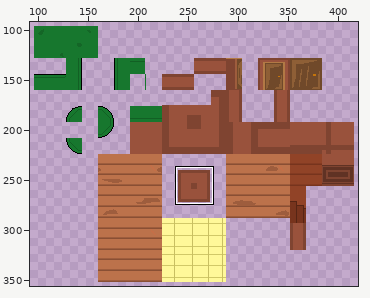
File history of a sprite sheet, sprites/spr_side_walls/layers/2bd76e9d-0d60-4510-803b-37fb2acca1b6/a4c1e026-e160-491f-8459-29c88749faea.png. Above: a wide view before the commit, with the close-up outlined.
Close-up. First the earlier version:
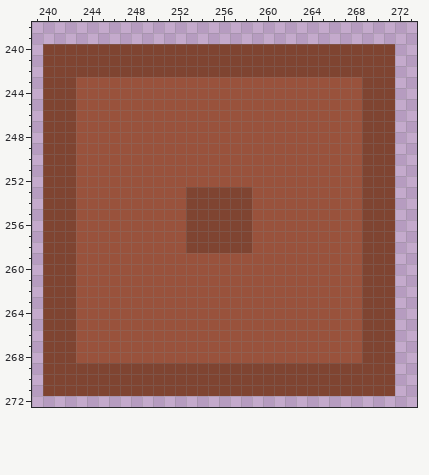
The file is 512x512 pixels. Shown: x 239..273, y 238..272. The wide view leaves out empty margins. The commit also changed other parts of the picture, which this record leaves out.
The result:
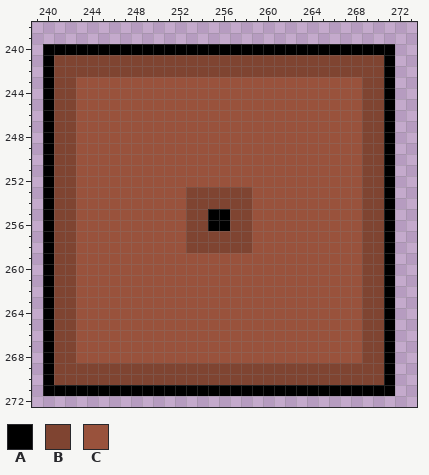
Palette (. is transparent): A #000000  B #7f4431  C #99523c
Change:
@@ x 239..273 @@
 239 ...................................
-240 .BBBBBBBBBBBBBBBBBBBBBBBBBBBBBBBB..
-241 .BBBBBBBBBBBBBBBBBBBBBBBBBBBBBBBB..
-242 .BBBBBBBBBBBBBBBBBBBBBBBBBBBBBBBB..
-243 .BBBCCCCCCCCCCCCCCCCCCCCCCCCCCBBB..
-244 .BBBCCCCCCCCCCCCCCCCCCCCCCCCCCBBB..
-245 .BBBCCCCCCCCCCCCCCCCCCCCCCCCCCBBB..
-246 .BBBCCCCCCCCCCCCCCCCCCCCCCCCCCBBB..
-247 .BBBCCCCCCCCCCCCCCCCCCCCCCCCCCBBB..
-248 .BBBCCCCCCCCCCCCCCCCCCCCCCCCCCBBB..
-249 .BBBCCCCCCCCCCCCCCCCCCCCCCCCCCBBB..
-250 .BBBCCCCCCCCCCCCCCCCCCCCCCCCCCBBB..
-251 .BBBCCCCCCCCCCCCCCCCCCCCCCCCCCBBB..
-252 .BBBCCCCCCCCCCCCCCCCCCCCCCCCCCBBB..
-253 .BBBCCCCCCCCCCBBBBBBCCCCCCCCCCBBB..
-254 .BBBCCCCCCCCCCBBBBBBCCCCCCCCCCBBB..
-255 .BBBCCCCCCCCCCBBBBBBCCCCCCCCCCBBB..
-256 .BBBCCCCCCCCCCBBBBBBCCCCCCCCCCBBB..
-257 .BBBCCCCCCCCCCBBBBBBCCCCCCCCCCBBB..
-258 .BBBCCCCCCCCCCBBBBBBCCCCCCCCCCBBB..
-259 .BBBCCCCCCCCCCCCCCCCCCCCCCCCCCBBB..
-260 .BBBCCCCCCCCCCCCCCCCCCCCCCCCCCBBB..
-261 .BBBCCCCCCCCCCCCCCCCCCCCCCCCCCBBB..
-262 .BBBCCCCCCCCCCCCCCCCCCCCCCCCCCBBB..
-263 .BBBCCCCCCCCCCCCCCCCCCCCCCCCCCBBB..
-264 .BBBCCCCCCCCCCCCCCCCCCCCCCCCCCBBB..
-265 .BBBCCCCCCCCCCCCCCCCCCCCCCCCCCBBB..
-266 .BBBCCCCCCCCCCCCCCCCCCCCCCCCCCBBB..
-267 .BBBCCCCCCCCCCCCCCCCCCCCCCCCCCBBB..
-268 .BBBCCCCCCCCCCCCCCCCCCCCCCCCCCBBB..
-269 .BBBBBBBBBBBBBBBBBBBBBBBBBBBBBBBB..
-270 .BBBBBBBBBBBBBBBBBBBBBBBBBBBBBBBB..
-271 .BBBBBBBBBBBBBBBBBBBBBBBBBBBBBBBB..
+240 .AAAAAAAAAAAAAAAAAAAAAAAAAAAAAAAA..
+241 .ABBBBBBBBBBBBBBBBBBBBBBBBBBBBBBA..
+242 .ABBBBBBBBBBBBBBBBBBBBBBBBBBBBBBA..
+243 .ABBCCCCCCCCCCCCCCCCCCCCCCCCCCBBA..
+244 .ABBCCCCCCCCCCCCCCCCCCCCCCCCCCBBA..
+245 .ABBCCCCCCCCCCCCCCCCCCCCCCCCCCBBA..
+246 .ABBCCCCCCCCCCCCCCCCCCCCCCCCCCBBA..
+247 .ABBCCCCCCCCCCCCCCCCCCCCCCCCCCBBA..
+248 .ABBCCCCCCCCCCCCCCCCCCCCCCCCCCBBA..
+249 .ABBCCCCCCCCCCCCCCCCCCCCCCCCCCBBA..
+250 .ABBCCCCCCCCCCCCCCCCCCCCCCCCCCBBA..
+251 .ABBCCCCCCCCCCCCCCCCCCCCCCCCCCBBA..
+252 .ABBCCCCCCCCCCCCCCCCCCCCCCCCCCBBA..
+253 .ABBCCCCCCCCCCBBBBBBCCCCCCCCCCBBA..
+254 .ABBCCCCCCCCCCBBBBBBCCCCCCCCCCBBA..
+255 .ABBCCCCCCCCCCBBAABBCCCCCCCCCCBBA..
+256 .ABBCCCCCCCCCCBBAABBCCCCCCCCCCBBA..
+257 .ABBCCCCCCCCCCBBBBBBCCCCCCCCCCBBA..
+258 .ABBCCCCCCCCCCBBBBBBCCCCCCCCCCBBA..
+259 .ABBCCCCCCCCCCCCCCCCCCCCCCCCCCBBA..
+260 .ABBCCCCCCCCCCCCCCCCCCCCCCCCCCBBA..
+261 .ABBCCCCCCCCCCCCCCCCCCCCCCCCCCBBA..
+262 .ABBCCCCCCCCCCCCCCCCCCCCCCCCCCBBA..
+263 .ABBCCCCCCCCCCCCCCCCCCCCCCCCCCBBA..
+264 .ABBCCCCCCCCCCCCCCCCCCCCCCCCCCBBA..
+265 .ABBCCCCCCCCCCCCCCCCCCCCCCCCCCBBA..
+266 .ABBCCCCCCCCCCCCCCCCCCCCCCCCCCBBA..
+267 .ABBCCCCCCCCCCCCCCCCCCCCCCCCCCBBA..
+268 .ABBCCCCCCCCCCCCCCCCCCCCCCCCCCBBA..
+269 .ABBBBBBBBBBBBBBBBBBBBBBBBBBBBBBA..
+270 .ABBBBBBBBBBBBBBBBBBBBBBBBBBBBBBA..
+271 .AAAAAAAAAAAAAAAAAAAAAAAAAAAAAAAA..
 272 ...................................
Changed places in both close-ups, as pixel boxes (x1, y1, x2, y2):
changed: (43, 44, 395, 396)
